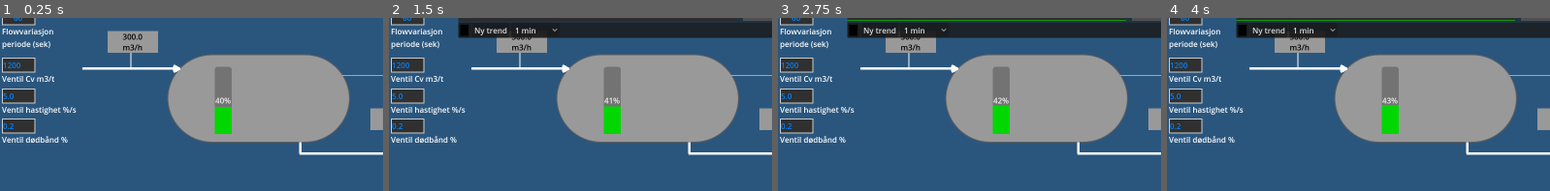
Above: before the commit, frames 1-4 (left to right).
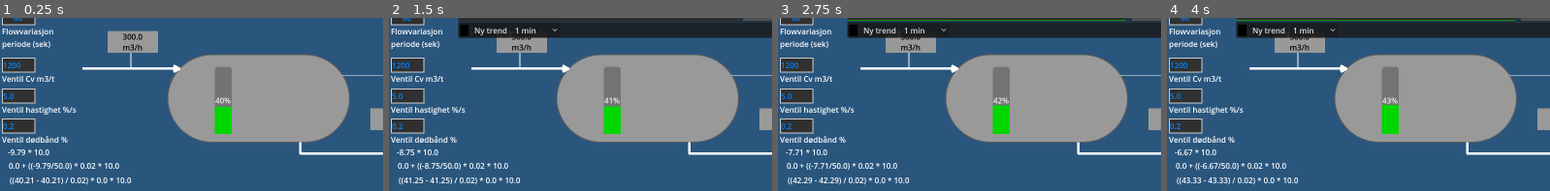
Above: after the commit, the same moments.

Repository: Keroflux/PIDsimulator
Game: Godot game, scene res://PIDsim.tscn
Two runs of this game, one before a commit and one after it. Both use one fixed random seed, a clock stepped at 60 frames per second and the inputs below.
Inputs (mouse positions are % of the whole screen's width and height, from its top left):
- Up to frame 1 (0.25 s): no input
- Up to frame 2 (1.5 s): click "Lukk" at 0.5 s; click "Nytt trendvindu" at 1.25 s
- Up to frame 3 (2.75 s): click (51, 10) at 2 s
- Up to frame 4 (4 s): click "Auto scale" at 2.75 s; click "Slett" at 3.5 s
The pictures show only the part of the screen within x 0-50%, y 50-100%; the shares and areas given below are measured in that part.

The runs differ from the first frame. In frame 1, 1.2% of the frame differs, in the area x 2-35%, y 75-97%; in frame 2, 1.2%; in frame 3, 1.2%; in frame 4, 1.2%.

Commit message:
Added readout

Diff:
--- a/Derivat.gd
+++ b/Derivat.gd
@@ -19,6 +19,7 @@
 
 	trend = utgangsverdi
 	text = str(snapped(utgangsverdi, 0.01))
+	$Label2.text = str("((", snapped(prosessverdi, 0.01), " - ", snapped(forrige_prosessverdi, 0.01), ") / ", snapped(delta, 0.01), ") * ", Td, " * ", Kp)
 
 
 func _on_Td_text_entered(new_text: String) -> void:
--- a/Integral.gd
+++ b/Integral.gd
@@ -21,6 +21,7 @@
 
 	trend = utgangsverdi
 	text = str(snapped(utgangsverdi, 0.01))
+	$Label2.text = str(snapped(utgangsverdi, 0.01), " + ((", snapped(avvik, 0.01), "/", Ti, ") * ", snapped(delta, 0.01), " * ", Kp)
 
 
 func _on_Ti_text_entered(new_text: String) -> void:
--- a/LevelGuage.gd
+++ b/LevelGuage.gd
@@ -7,5 +7,5 @@
 
 
 # Called every frame. 'delta' is the elapsed time since the previous frame.
-func _process(delta):
+func _process(_delta):
 	value = parent.level
--- a/PIDsim.tscn
+++ b/PIDsim.tscn
@@ -232,6 +232,21 @@
 "
 metadata/_edit_use_anchors_ = true
 
+[node name="Label2" type="Label" parent="Blokkdiagram/Proporsjonal"]
+layout_mode = 1
+anchors_preset = -1
+anchor_left = -5.32715
+anchor_top = 18.6244
+anchor_right = -0.983398
+anchor_bottom = 18.6244
+offset_left = 8.9375
+offset_top = -44.7333
+offset_right = 30.9375
+offset_bottom = 4.26667
+text = "P
+"
+metadata/_edit_use_anchors_ = true
+
 [node name="Integral" type="Label" parent="Blokkdiagram" groups=["Trend"]]
 anchors_preset = 15
 anchor_right = 1.0
@@ -266,6 +281,20 @@
 text = "I"
 metadata/_edit_use_anchors_ = true
 
+[node name="Label2" type="Label" parent="Blokkdiagram/Integral"]
+layout_mode = 1
+anchors_preset = -1
+anchor_left = -5.2832
+anchor_top = 16.8
+anchor_right = -2.48633
+anchor_bottom = 16.8
+offset_left = 8.125
+offset_top = -48.0
+offset_right = 28.125
+offset_bottom = -25.0
+text = "I"
+metadata/_edit_use_anchors_ = true
+
 [node name="Derivat" type="Label" parent="Blokkdiagram" groups=["Trend"]]
 anchors_preset = 15
 anchor_right = 1.0
@@ -302,6 +331,19 @@
 anchor_top = 0.0666667
 anchor_right = 0.40625
 anchor_bottom = 0.0666667
+offset_top = -24.0
+offset_right = 19.0
+offset_bottom = -1.0
+text = "D"
+metadata/_edit_use_anchors_ = true
+
+[node name="Label2" type="Label" parent="Blokkdiagram/Derivat"]
+layout_mode = 1
+anchors_preset = -1
+anchor_left = -5.125
+anchor_top = 14.0667
+anchor_right = -1.60938
+anchor_bottom = 14.0667
 offset_top = -24.0
 offset_right = 19.0
 offset_bottom = -1.0
--- a/Proporsjonal.gd
+++ b/Proporsjonal.gd
@@ -11,6 +11,7 @@
 	utgangsverdi = avvik * Kp
 	trend = utgangsverdi
 	text = str(snapped(utgangsverdi, 0.01))
+	$Label2.text = str(snapped(avvik, 0.01), " * ", Kp)
 
 
 func _on_Kp_text_entered(new_text: String) -> void:
--- a/project.godot
+++ b/project.godot
@@ -20,10 +20,6 @@
 window/size/viewport_width=1600
 window/size/viewport_height=720
 
-[editor_plugins]
-
-enabled=PackedStringArray("res://addons/coi_serviceworker/plugin.cfg")
-
 [input]
 
 left_mouse={
